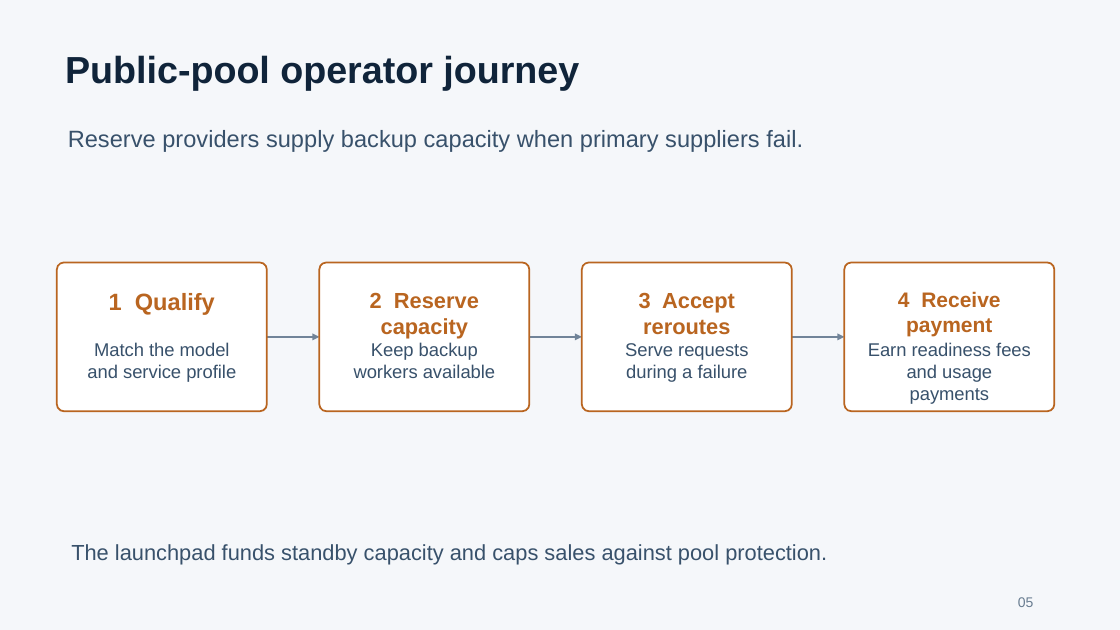
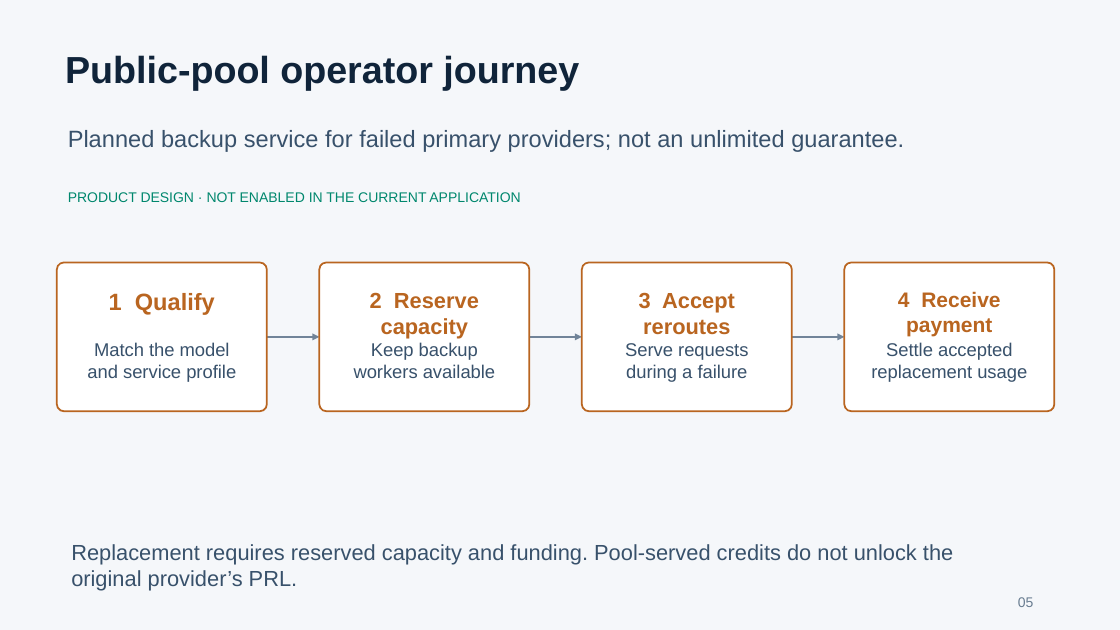
Before and after one commit to xgaozoyoe/cc-launchpad-router, a slide deck: slide 5 of apps/launchpad/public/whitepaper/ai-computing-credit-launchpad.pptx. Drawn at 1120x630 pixels with LibreOffice and Linux fonts; fonts in the diff are those of the drawing. Boxes give left, top, right and bottom in pixels: in the first picture for what was removed or moved away, otherwise in the second. Text is boxed around its words. In the diff, an @@ line names an element or a change of style, - is before the commit and + after.

```diff
--- a/apps/launchpad/public/whitepaper/ai-computing-credit-launchpad.pptx
+++ b/apps/launchpad/public/whitepaper/ai-computing-credit-launchpad.pptx
@@ text at box(68, 130, 904, 152): text changed @@
-Reserve providers supply backup capacity when primary suppliers fail.
+Planned backup service for failed primary providers; not an unlimited guarantee.
@@ text added at box(68, 192, 520, 202), 12 pt, text #00876D @@
+PRODUCT DESIGN · NOT ENABLED IN THE CURRENT APPLICATION
@@ text at box(871, 342, 1027, 382): text changed @@
-Earn readiness fees
-and usage payments
+Settle accepted
+replacement usage
@@ text at box(71, 544, 953, 591): text changed @@
-The launchpad funds standby capacity and caps sales against pool protection.
+Replacement requires reserved capacity and funding. Pool-served credits do not unlock the original provider’s PRL.
```
Also in this commit, not shown: 7 other slides changed, 2 slides added, 2 slides removed, 1 other file.
